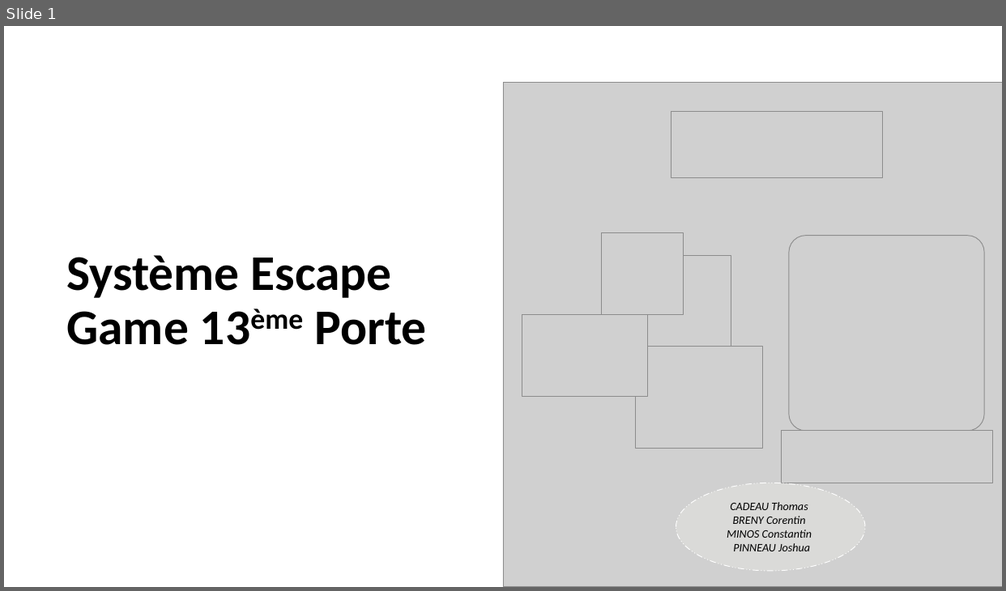
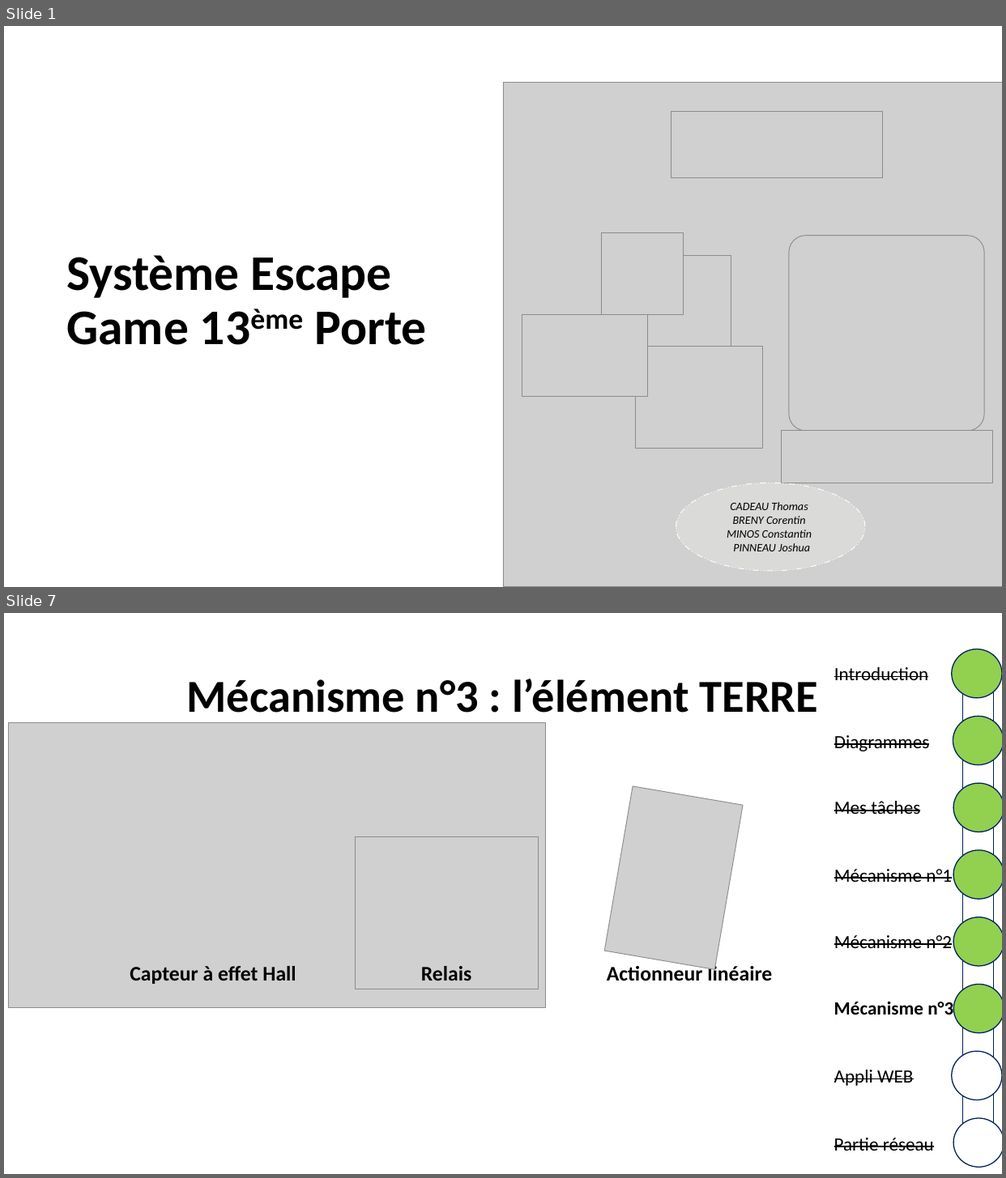
Before and after one commit to corentin-breny/Systeme_Escape_Game_13emePorte, a slide deck: Etudiants/Joshua/PremièreRevueDeProjet.pptx. Shown one above the other, each under a label of ours: slide 1 before the commit, slides 1 and 7 after it; the slides between them are not shown. The pictures are 1006x591 and 1006x1178 pixels, drawn with LibreOffice and Linux fonts; fonts in the diff are those of the drawing; grey boxes stand for pictures; background and template pictures are left out. Boxes give left, top, right and bottom in pixels: in the first picture for what was removed or moved away, otherwise in the second. Text is boxed around its words. In the diff, an @@ line names an element or a change of style, - is before the commit and + after.

```diff
--- a/Etudiants/Joshua/PremièreRevueDeProjet.pptx
+++ b/Etudiants/Joshua/PremièreRevueDeProjet.pptx
@@ slide 7 added at (x1=4, y1=613, x2=1002, y2=1174), background picture (left out) @@
@@ ellipse added at (x1=952, y1=649, x2=1002, y2=697), fill #92D050, outline #002060 1 pt @@
@@ rectangle added at (x1=963, y1=655, x2=994, y2=1132), fill #FFFFFF, outline #002060 1 pt @@
@@ title added at (x1=186, y1=679, x2=818, y2=713), 44 pt, text #000000, bold @@
+Mécanisme n°3 : l’élément TERRE
@@ text added at (x1=834, y1=667, x2=928, y2=680), 18 pt, text #000000, strikethrough @@
+Introduction
@@ picture added at (x1=8, y1=723, x2=545, y2=1008) @@
@@ ellipse added at (x1=953, y1=717, x2=1002, y2=765), fill #92D050, outline #002060 1 pt @@
@@ text added at (x1=834, y1=735, x2=929, y2=752), 18 pt, text #000000, strikethrough @@
+Diagrammes
@@ picture added at (x1=604, y1=786, x2=743, y2=969) @@
@@ text added at (x1=834, y1=801, x2=920, y2=814), 18 pt, text #000000, strikethrough @@
+Mes tâches
@@ ellipse added at (x1=953, y1=783, x2=1002, y2=832), fill #92D050, outline #002060 1 pt @@
@@ picture added at (x1=355, y1=837, x2=539, y2=989) @@
@@ ellipse added at (x1=953, y1=850, x2=1002, y2=899), fill #92D050, outline #002060 1 pt @@
@@ text added at (x1=834, y1=869, x2=952, y2=882), 18 pt, text #000000, strikethrough @@
+Mécanisme n°1
@@ ellipse added at (x1=953, y1=918, x2=1002, y2=966), fill #92D050, outline #002060 1 pt @@
@@ text added at (x1=834, y1=935, x2=952, y2=948), 18 pt, text #000000, strikethrough @@
+Mécanisme n°2
@@ text added at (x1=130, y1=966, x2=296, y2=984), 20 pt, text #000000, bold @@
+Capteur à effet Hall
@@ text added at (x1=421, y1=966, x2=472, y2=981), 20 pt, text #000000, bold @@
+Relais
@@ text added at (x1=607, y1=964, x2=772, y2=982), 20 pt, text #000000, bold @@
+Actionneur linéaire
@@ ellipse added at (x1=954, y1=984, x2=1002, y2=1033), fill #92D050, outline #002060 1 pt @@
@@ text added at (x1=834, y1=1002, x2=953, y2=1015), 18 pt, text #000000, bold @@
+Mécanisme n°3
@@ text added at (x1=834, y1=1070, x2=913, y2=1086), 18 pt, text #000000, strikethrough @@
+Appli WEB
@@ ellipse added at (x1=952, y1=1052, x2=1002, y2=1101), fill #FFFFFF, outline #002060 1 pt @@
@@ ellipse added at (x1=953, y1=1118, x2=1002, y2=1167), fill #FFFFFF, outline #002060 1 pt @@
@@ text added at (x1=834, y1=1138, x2=934, y2=1151), 18 pt, text #000000, strikethrough @@
+Partie réseau
```
Also in this commit, not shown: 2 slides changed, 6 other slides added, 5 slides removed.
